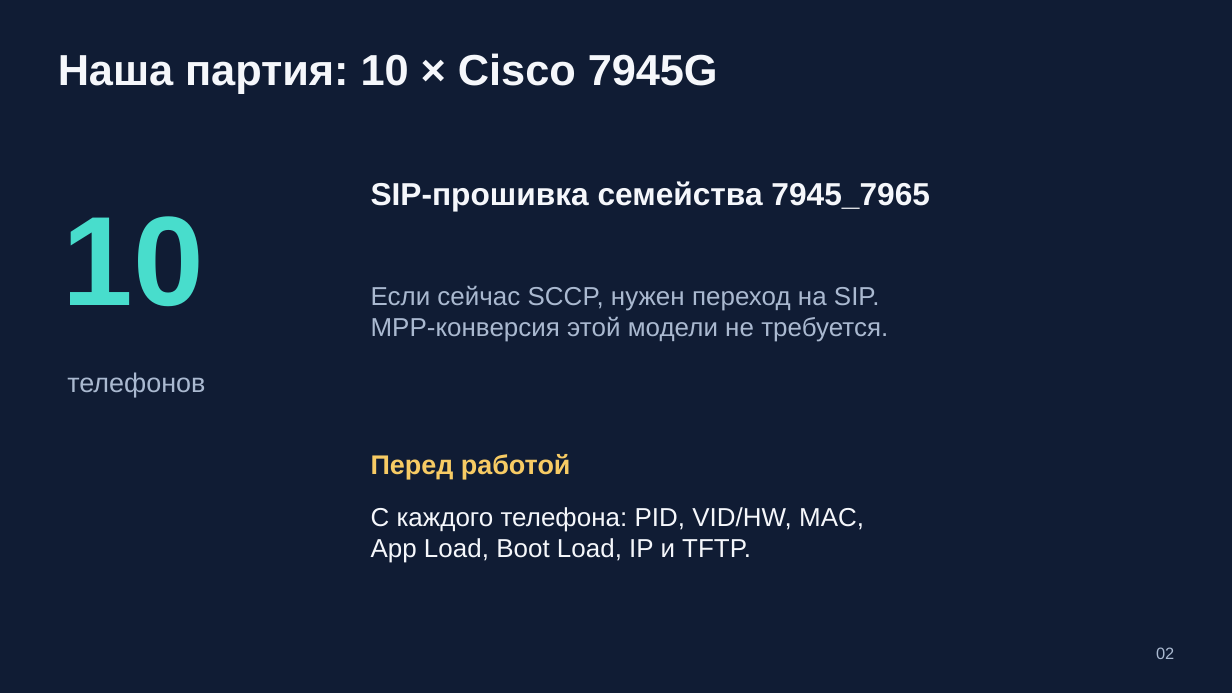
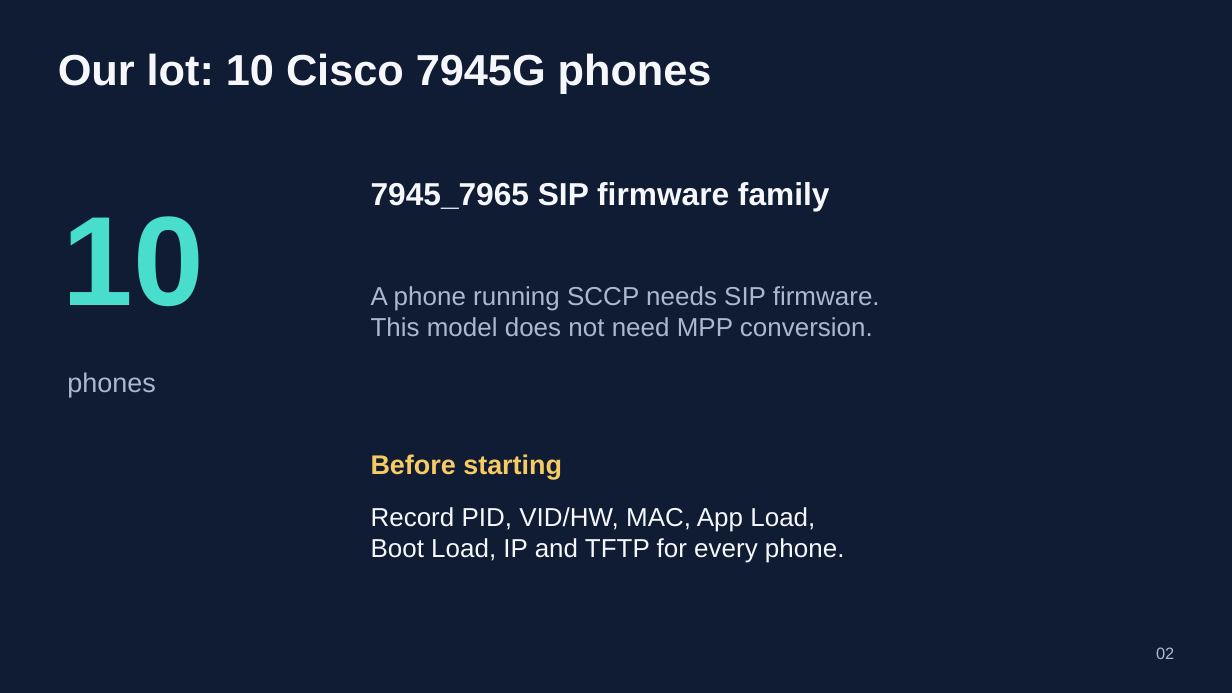
Before and after one commit to 4alvit/cisco-home-telephony, a slide deck: slide 2 of docs/slides/cisco-home-telephony.pptx. Drawn at 1232x693 pixels with LibreOffice and Linux fonts; fonts in the diff are those of the drawing. Boxes give left, top, right and bottom in pixels: in the first picture for what was removed or moved away, otherwise in the second. Text is boxed around its words. In the diff, an @@ line names an element or a change of style, - is before the commit and + after.

```diff
--- a/docs/slides/cisco-home-telephony.pptx
+++ b/docs/slides/cisco-home-telephony.pptx
@@ text at bbox=[58, 53, 712, 93]: text changed @@
-Наша партия: 10 × Cisco 7945G
+Our lot: 10 Cisco 7945G phones
@@ text at bbox=[371, 182, 830, 210]: text changed @@
-SIP-прошивка семейства 7945_7965
+7945_7965 SIP firmware family
@@ text at bbox=[371, 286, 880, 336]: text changed @@
-Если сейчас SCCP, нужен переход на SIP.
-MPP-конверсия этой модели не требуется.
+A phone running SCCP needs SIP firmware.
+This model does not need MPP conversion.
@@ text at bbox=[67, 372, 155, 397]: text changed @@
-телефонов
+phones
@@ text at bbox=[371, 454, 562, 479]: text changed @@
-Перед работой
+Before starting
@@ text at bbox=[371, 507, 845, 563]: text changed @@
-С каждого телефона: PID, VID/HW, MAC,
-App Load, Boot Load, IP и TFTP.
+Record PID, VID/HW, MAC, App Load,
+Boot Load, IP and TFTP for every phone.
```
Also in this commit, not shown: 12 other slides changed, 1 slide added, 1 slide removed, 22 other files.
